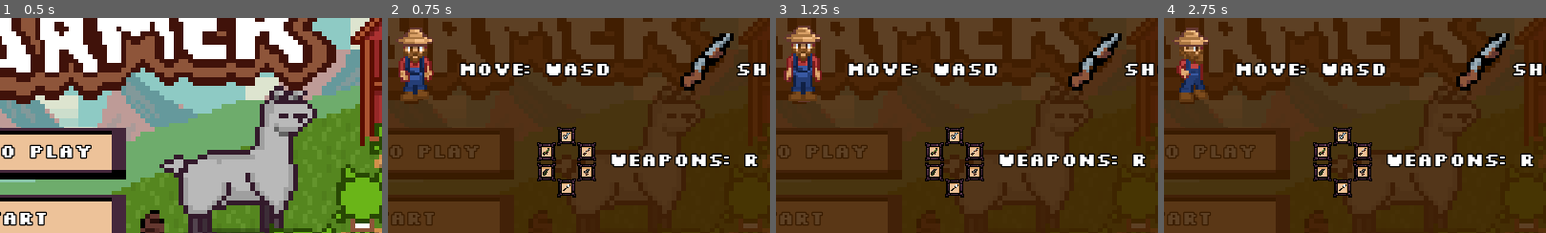
Above: before the commit, frames 1-4 (left to right).
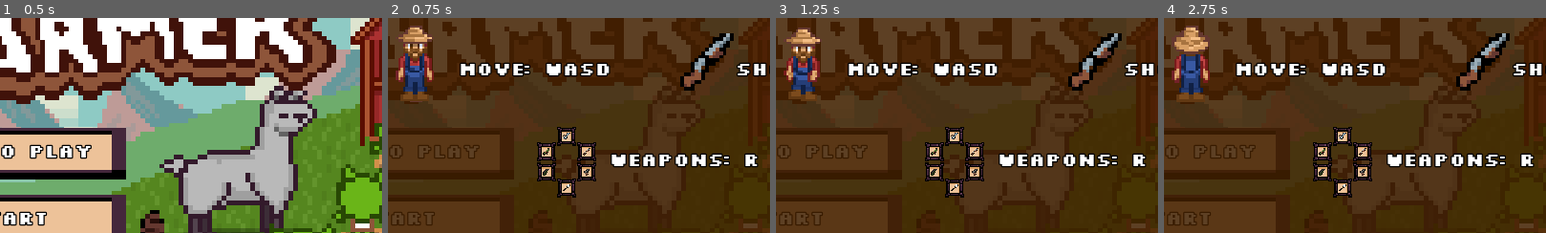
Above: after the commit, the same moments.

Repository: astro-panda/poo-farmer
Game: Godot game, scene res://Scenes/Main.tscn
The game is run twice, just before and just after one commit, with the same random seed, the same clock (stepped at 60 frames per second) and the same inputs.
Inputs:
- Up to frame 1 (0.5 s): no input
- Up to frame 2 (0.75 s): click "How to Play" at 0.5 s
- Up to frame 3 (1.25 s): no input
- Up to frame 4 (2.75 s): click "Start" at 1.25 s; click "Start" at 2 s
The pictures show only the part of the screen within x 16-66%, y 28-78%; the shares and areas given below are measured in that part.

Frame 1 is identical in both runs. In frame 2, 1.5% of the frame differs, in the area x 2-12%, y 3-40%; in frame 3, 1.6%; in frame 4, 2.0%.

Commit message:
UI clicks everywhere

Diff:
--- a/poofarmer/Scenes/Store.tscn
+++ b/poofarmer/Scenes/Store.tscn
@@ -14,6 +14,7 @@
 [ext_resource path="res://Fonts/Silkscreen/slkscrb.ttf" type="DynamicFontData" id=12]
 [ext_resource path="res://Images/HUD.SquareFrame.1.png" type="Texture" id=13]
 [ext_resource path="res://Images/Crap.png" type="Texture" id=14]
+[ext_resource path="res://Audio/UI/Click.wav" type="AudioStream" id=15]
 
 [sub_resource type="SpriteFrames" id=1]
 animations = [ {
@@ -264,6 +265,10 @@
 texture_normal = ExtResource( 11 )
 expand = true
 
+[node name="ClickPlayer" type="AudioStreamPlayer" parent="."]
+stream = ExtResource( 15 )
+volume_db = -10.0
+
 [connection signal="button_down" from="CanvasLayer/Pistol/Button" to="." method="_on_PistolButton_button_down"]
 [connection signal="button_down" from="CanvasLayer/Shotgun/Button" to="." method="_on_ShotgunButton_button_down"]
 [connection signal="button_down" from="CanvasLayer/RocketLauncher/Button" to="." method="_on_RocketLauncherButton_button_down"]
--- a/poofarmer/Scenes/UI/Hud.tscn
+++ b/poofarmer/Scenes/UI/Hud.tscn
@@ -15,6 +15,7 @@
 [ext_resource path="res://Images/HUD.RailGun.png" type="Texture" id=13]
 [ext_resource path="res://Images/HUD.Pistol.png" type="Texture" id=14]
 [ext_resource path="res://Images/Goblin.png" type="Texture" id=15]
+[ext_resource path="res://Audio/UI/Click.wav" type="AudioStream" id=16]
 
 [sub_resource type="DynamicFont" id=1]
 size = 18
@@ -329,6 +330,10 @@
 anims/arsenal_close = SubResource( 3 )
 anims/arsenal_open = SubResource( 4 )
 
+[node name="ClickPlayer" type="AudioStreamPlayer" parent="."]
+stream = ExtResource( 16 )
+volume_db = -10.0
+
 [connection signal="button_down" from="CanvasLayer/Arsenal Wheel/Shovel" to="." method="_on_Shovel_button_down"]
 [connection signal="button_down" from="CanvasLayer/Arsenal Wheel/Pistol" to="." method="_on_Pistol_button_down"]
 [connection signal="button_down" from="CanvasLayer/Arsenal Wheel/Shatgun" to="." method="_on_Shatgun_button_down"]
--- a/poofarmer/Scenes/UI/ModalWindow.tscn
+++ b/poofarmer/Scenes/UI/ModalWindow.tscn
@@ -301,7 +301,6 @@
 position = Vector2( -37, 4 )
 scale = Vector2( 2, 2 )
 frames = SubResource( 17 )
-frame = 15
 playing = true
 
 [node name="Shoot" type="Label" parent="CanvasLayer/HowToPlay"]
@@ -473,7 +472,7 @@
 
 [node name="ClickPlayer" type="AudioStreamPlayer" parent="."]
 stream = ExtResource( 16 )
-volume_db = -9.973
+volume_db = -10.0
 
 [connection signal="pressed" from="CanvasLayer/Poosed/Resume" to="." method="set_is_paused" binds= [ false ]]
 [connection signal="pressed" from="CanvasLayer/Poosed/Restart" to="." method="trigger_game_reset"]
--- a/poofarmer/Scenes/UI/StartScreen.tscn
+++ b/poofarmer/Scenes/UI/StartScreen.tscn
@@ -120,6 +120,7 @@
 
 [node name="ClickPlayer" type="AudioStreamPlayer" parent="."]
 stream = ExtResource( 7 )
+volume_db = -10.0
 
 [connection signal="pressed" from="CanvasLayer/How to Play" to="." method="_on_How_to_Play_pressed"]
 [connection signal="pressed" from="CanvasLayer/Start" to="." method="_on_Start_pressed"]
--- a/poofarmer/Scripts/Store.gd
+++ b/poofarmer/Scripts/Store.gd
@@ -6,6 +6,7 @@
 onready var player = get_tree().get_nodes_in_group("player")[0]
 onready var camera = get_tree().get_nodes_in_group("camera")[0]
 onready var hud = get_tree().get_nodes_in_group("hud")[0]
+onready var click_player = $ClickPlayer
 onready var canvas = $CanvasLayer
 onready var pooCount = $CanvasLayer/TotalPooContainer/TotalPooCount
 onready var pistolButton = $CanvasLayer/Pistol
@@ -43,6 +44,7 @@
 			change_button_state(int(fireMode) - 1, true, false)
 
 func change_button_state(idx: int, disabled: bool, hideLabel: bool):
+	click()
 	var btnNode = listOfButtons[idx].get_node("Button")
 	listOfButtons[idx].get_node("AnimatedSprite").modulate = grayedOutColor if disabled else normalColor
 	btnNode.modulate = grayedOutColor if disabled else normalColor
@@ -80,6 +82,10 @@
 	emit_signal("close_store")
 
 func show_store(show: bool):
+	click()
 	canvas.visible = show
 	if show:
 		emit_signal("open_store")
+
+func click():
+	click_player.play()
--- a/poofarmer/Scripts/UI/Hud.gd
+++ b/poofarmer/Scripts/UI/Hud.gd
@@ -6,6 +6,7 @@
 onready var silo_crud_points = $CanvasLayer/SiloCountContainer/SiloCrudPoints
 onready var goblin_counter = $CanvasLayer/GoblinCountContainer/GoblinCountLabel
 onready var canvas_layer = $CanvasLayer
+onready var click_player = $ClickPlayer
 onready var shovelBtn = $"CanvasLayer/Arsenal Wheel/Shovel"
 onready var pistolBtn = $"CanvasLayer/Arsenal Wheel/Pistol"
 onready var shatgunBtn = $"CanvasLayer/Arsenal Wheel/Shatgun"
@@ -59,28 +60,38 @@
 func _on_Shovel_button_down():
 	if player.fireModes.has(FireMode.values.Shovel):
 		player.equippedFireMode = FireMode.values.Shovel
+		click()
 
 
 func _on_Pistol_button_down():
 	if player.fireModes.has(FireMode.values.Pistol):
 		player.equippedFireMode = FireMode.values.Pistol
+		click()
 
 
 func _on_Shatgun_button_down():
 	if player.fireModes.has(FireMode.values.Shatgun):
 		player.equippedFireMode = FireMode.values.Shatgun
+		click()
 
 
 func _on_ScatlingGun_button_down():
 	if player.fireModes.has(FireMode.values.Scatling):
 		player.equippedFireMode = FireMode.values.Scatling
+		click()
 
 
 func _on_RocketLauncher_button_down():
 	if player.fireModes.has(FireMode.values.RocketLauncher):
 		player.equippedFireMode = FireMode.values.RocketLauncher
+		click()
 
 
 func _on_Railgun_button_down():
 	if player.fireModes.has(FireMode.values.Railgun):
 		player.equippedFireMode = FireMode.values.Railgun
+		click()
+
+
+func click():
+	click_player.play()
Not shown: 1 places in poofarmer/Scenes/Store.tscn that only renumber resources
Not shown: 1 places in poofarmer/Scenes/UI/Hud.tscn that only renumber resources
